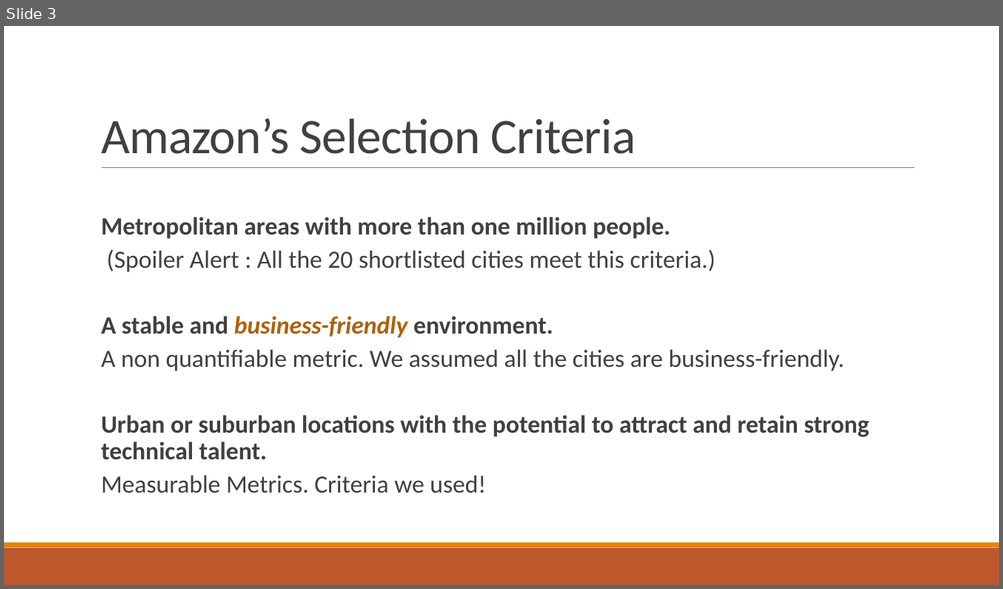
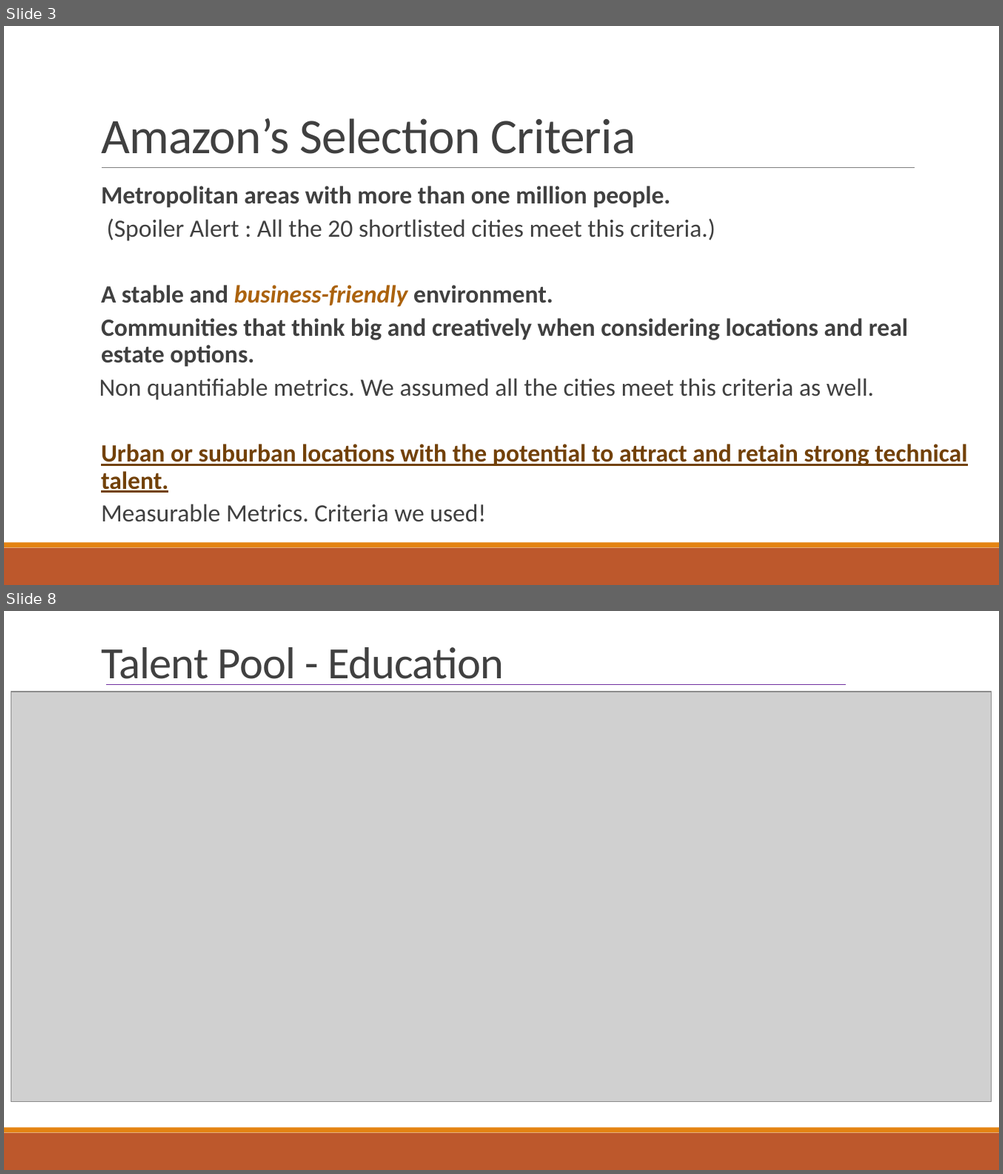
Before and after one commit to indranik/BC_Project1, a slide deck: Project1_Presentation.pptx. Shown one above the other, each under a label of ours: slide 3 before the commit, slides 3 and 8 after it; the slides between them are not shown. The pictures are 1003x589 and 1003x1174 pixels, drawn with LibreOffice and Linux fonts; fonts in the diff are those of the drawing; grey boxes stand for pictures. Boxes give left, top, right and bottom in pixels: in the first picture for what was removed or moved away, otherwise in the second. Text is boxed around its words. In the diff, an @@ line names an element or a change of style, - is before the commit and + after.

```diff
--- a/Project1_Presentation.pptx
+++ b/Project1_Presentation.pptx
@@ slide 8 added at box(4, 611, 999, 1170), background #FFFFFF; not listed: 2 template elements that a slide beside it also shows @@
@@ title added at box(101, 647, 504, 685), 43.2 pt, text #404040 @@
+Talent Pool - Education
@@ picture added at box(11, 692, 991, 1102) @@
@@ line added from (105, 685) to (845, 685), #7030A0 1 pt @@
@@ slide 3 changed as well @@
@@ text "Metropolitan areas with more than ...": place and size @@
-text "Metropolitan areas with more than ..." at box(101, 217, 869, 494)
+text "Metropolitan areas with more than ..." at box(99, 186, 967, 523)
@@ text at box(99, 318, 908, 400): text changed; bold on @@
-  A non quantifiable metric. We assumed all the cities are business-friendly.
+  Communities that think big and creatively when considering locations and real estate options.
+Non quantifiable metrics. We assumed all the cities meet this criteria as well.
@@ text at box(101, 444, 967, 493): text colour #404040 to #724209, underline on in "Urban or suburban locations with the potential ..." @@
```
Also in this commit, not shown: 2 other slides changed, 11 other slides added, 1 slide removed.
